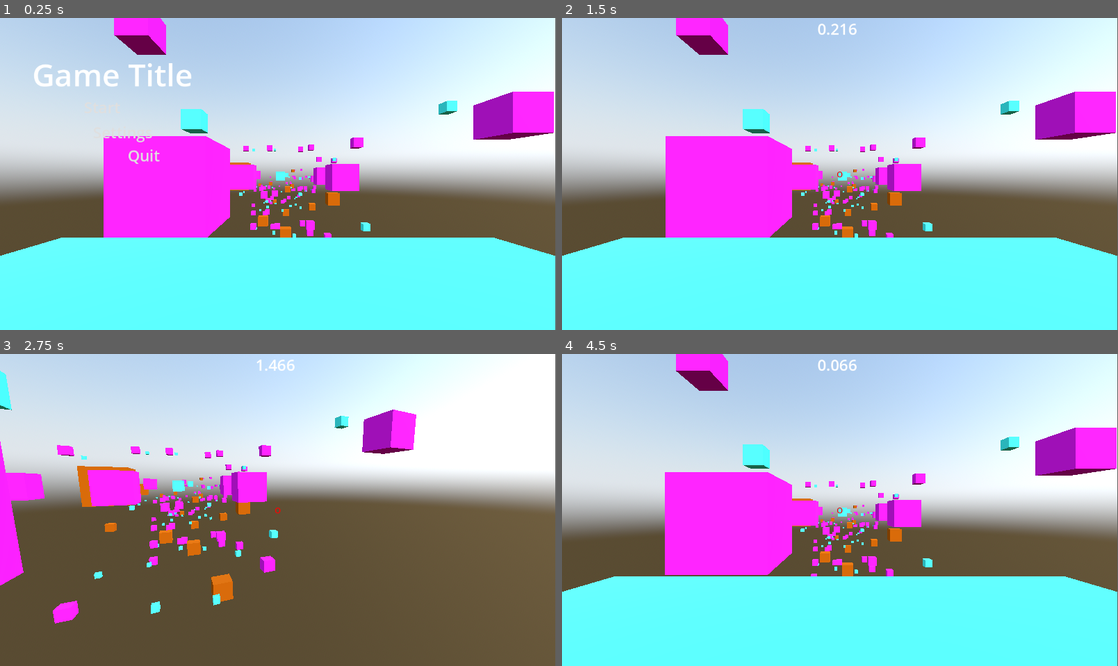
Above: before the commit, frames 1-4 (two rows, left to right).
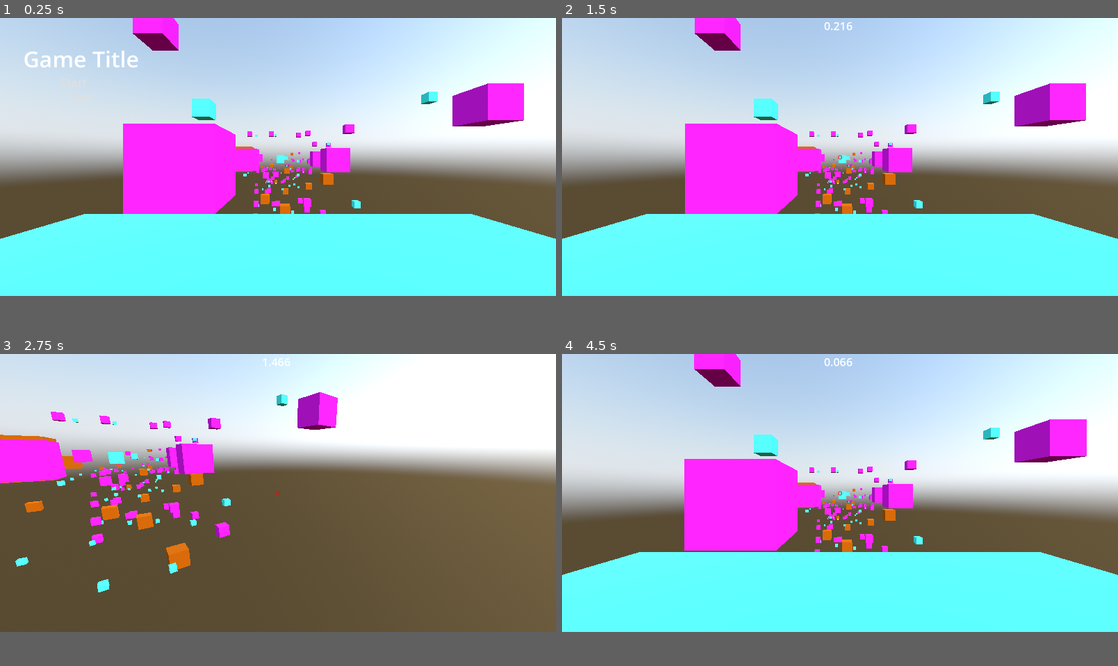
Above: after the commit, the same moments.

Repository: Ben-Bingham/GMTK-2025
Game: Godot game, scene res://main.tscn
Same seed, same stepped clock (60 frames per second), same inputs: the game is played once before the commit and once after it. Sound files missing from this copy of the repository are replaced by a short silence.
Inputs (mouse positions are in pixels of both pictures, inside the frame that each line leads up to):
- Up to frame 1 (0.25 s): no input
- Up to frame 2 (1.5 s): click (684, 133) at 0.5 s, where only the run before the commit has a clickable "Settings"; click "Start" at 1.25 s
- Up to frame 3 (2.75 s): tap Enter at 2 s; move the mouse to (305, 510) at 2.02 s; press the mouse at (305, 510) at 2.03 s; hold W (move_forward) from 2.03 s (still down); tap Space (jump) at 2.27 s
- Up to frame 4 (4.5 s): keep holding W (move_forward); move the mouse to (812, 510) at 2.77 s; release the mouse at (812, 510) at 2.78 s; tap R at 2.85, 4.35 s; tap Space (jump) at 3.02 s; move the mouse to (851, 503) at 3.52 s; press the mouse at (851, 503) at 3.53 s; move the mouse to (834, 516) at 4.27 s; release the mouse at (834, 516) at 4.28 s
In our replay, the window is 799x449 before the commit and 800x400 after it. These sizes can differ from the game's own. Grey fills any space a smaller window leaves; there, only what the larger window draws over its background counts as a difference.

The runs differ from the first frame. In frame 1, 26% of the frame differs, in the area x 0-100%, y 0-90%; in frame 2, 25%; in frame 3, 26%; in frame 4, 25%.

Commit message:
Finishing Touches

Diff:
--- a/main.tscn
+++ b/main.tscn
@@ -643,7 +643,7 @@
 transform = Transform3D(1, 0, 0, 0, 1, 0, 0, 0, 1, 0, -3.8464, 0)
 
 [node name="Finish Line" type="StaticBody3D" parent="Level"]
-transform = Transform3D(1, 0, 0, 0, 1, 0, 0, 0, 1, 2491.86, -36.6014, 43.3821)
+transform = Transform3D(1, 0, 0, 0, 1, 0, 0, 0, 1, 2563.38, -42.1245, 72.0117)
 
 [node name="CollisionShape3D" type="CollisionShape3D" parent="Level/Finish Line"]
 shape = SubResource("SphereShape3D_272bh")
@@ -674,26 +674,18 @@
 text = "Resume"
 flat = true
 
-[node name="Settings" type="Button" parent="PauseMenu"]
-offset_left = 189.0
-offset_top = 211.0
-offset_right = 321.0
-offset_bottom = 264.0
-theme_override_font_sizes/font_size = 32
-text = "Settings"
-flat = true
-
 [node name="Quit" type="Button" parent="PauseMenu"]
-offset_left = 233.0
-offset_top = 259.0
-offset_right = 365.0
-offset_bottom = 312.0
+offset_left = 171.0
+offset_top = 202.0
+offset_right = 303.0
+offset_bottom = 255.0
 theme_override_font_sizes/font_size = 32
 text = "Quit
 "
 flat = true
 
+[node name="Settings" type="CanvasLayer" parent="."]
+
 [connection signal="finished" from="Player/Music" to="Player/Music" method="_on_finished"]
 [connection signal="button_down" from="PauseMenu/StartAndResume" to="." method="_on_start_and_resume_button_down"]
-[connection signal="button_down" from="PauseMenu/Settings" to="." method="_on_settings_button_down"]
 [connection signal="button_down" from="PauseMenu/Quit" to="." method="_on_quit_button_down"]
--- a/project.godot
+++ b/project.godot
@@ -17,7 +17,8 @@
 
 [display]
 
-window/size/resizable=false
+window/size/viewport_width=1600
+window/size/viewport_height=800
 
 [input]
 
